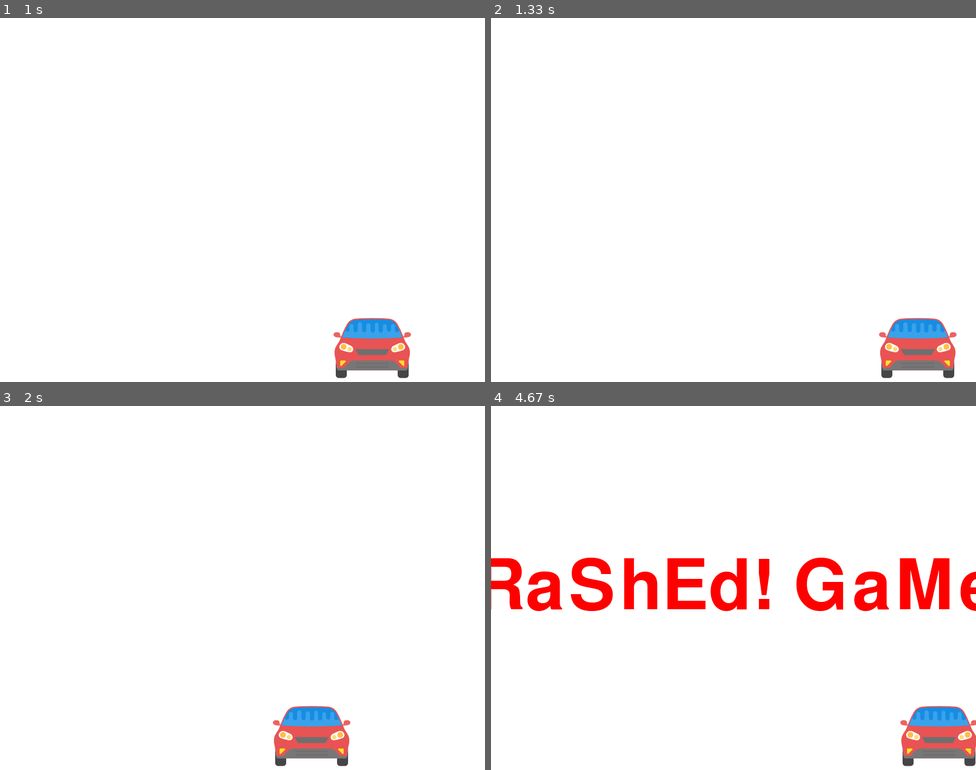
Above: before the commit, frames 1-4 (two rows, left to right).
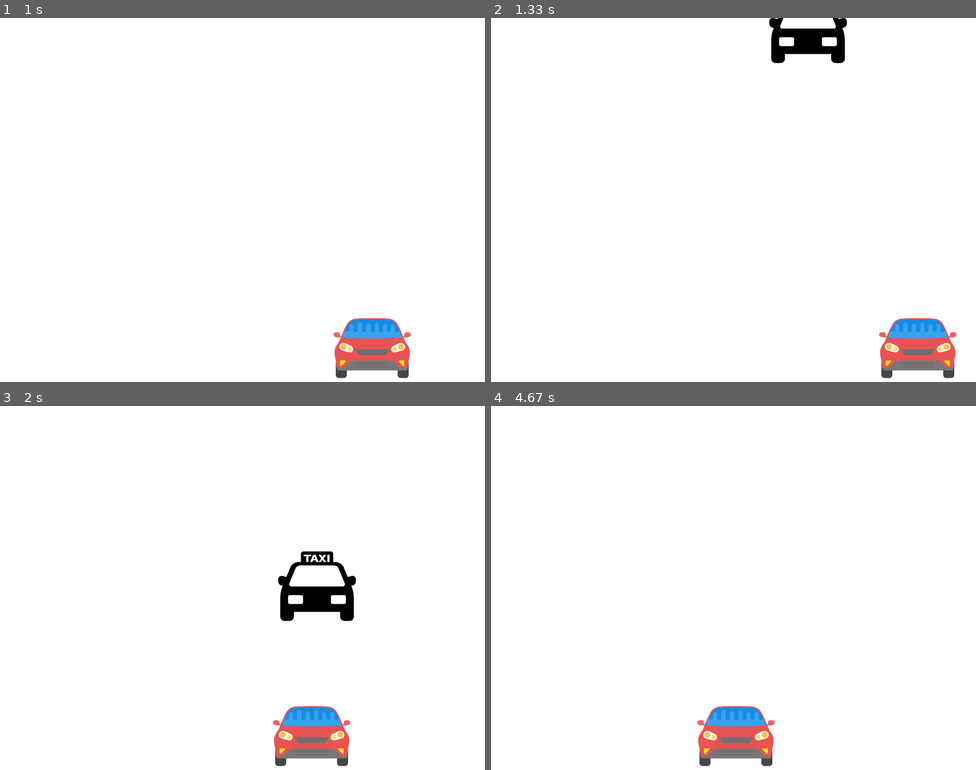
Above: after the commit, the same moments.

Repository: gaurav613/Pygames
Game: pygame game, started from CarRacing/main.py
The game is run twice, just before and just after one commit, with the same random seed, the same clock (stepped at 60 frames per second) and the same inputs.
Inputs:
- Up to frame 1 (1 s): hold Right 0.33-0.8 s; hold Right from 0.83 s (still down)
- Up to frame 2 (1.33 s): release Right at 1.3 s
- Up to frame 3 (2 s): hold Left 1.33-1.87 s; hold Left from 1.9 s (still down)
- Up to frame 4 (4.67 s): release Left at 2.3 s; hold Right 2.33-2.97 s; hold Right 4-4.47 s; hold Left from 4.5 s (still down)

Frame 1 is identical in both runs. In frame 2, 1.2% of the frame differs, in the area x 57-74%, y 0-13%; in frame 3, 1.6%; in frame 4, 11%, in the area x 0-100%, y 41-99%.

Commit message:
add obstacle, crashing logic

Diff:
--- a/CarRacing/main.py
+++ b/CarRacing/main.py
@@ -1,5 +1,5 @@
 import pygame
-import time
+import time, random
 pygame.init()
 
 #basic window creation - width and height for dynamic reference
@@ -18,8 +18,13 @@
 pygame.display.set_caption("Car Racing") #title of game window
 
 carImg = pygame.image.load("Images/car.png")
+taxiImg = pygame.image.load("Images/frontal-taxi-cab.png")
 
 clock = pygame.time.Clock() #timing for game
+
+def things(x,y,w,h,color):#method to draw a block which will act as an obstacle
+    #pygame.draw.rect(gameDisplay,color,[x,y,w,h])
+    gameDisplay.blit(taxiImg,(x,y))
 
 def car(x,y):
     gameDisplay.blit(carImg, (x,y)) #draws the car(in this case, the image) at (x,y) position
@@ -29,7 +34,7 @@
     return textSurface, textSurface.get_rect()
 
 def message_display(message):#display a message in the center of the screen
-    largeText = pygame.font.Font('freesansbold.ttf',115)
+    largeText = pygame.font.Font('freesansbold.ttf',30)
     TextSurf, TextRect = text_objects(message, largeText)
     TextRect.center = ((display_width/2),(display_height/2))
     gameDisplay.blit(TextSurf, TextRect)
@@ -48,6 +53,12 @@
     y = 0.8 * display_height
 
     x_change = 0 #change in x direction(when key is pressed)
+
+    thing_startx = random.randrange(0,display_width)
+    thing_starty =  -600
+    thing_speed = 7
+    thing_width = 100
+    thing_height = 100
 
     #the game is about not crashing into another object- so a crash variable is used to end the game
     isCrashed = False
@@ -74,10 +85,21 @@
         x+=x_change
 
         gameDisplay.fill(WHITE)#change background color
+
+        things(thing_startx, thing_starty, thing_width, thing_height, BLACK)
+        thing_starty += thing_speed
         car(x,y)
 
         if x > (display_width - car_width) or x < 0:
             crash()
+
+        if thing_starty > display_height : #block goes off the screen, reset
+            thing_starty = 0 - thing_height
+            thing_startx = random.randrange(0,display_width)
+
+        if (y+22 < thing_starty + thing_height) and (y+22>thing_starty):
+            if( (thing_startx + thing_width) > x > (thing_startx - car_width) ):
+                crash()
 
         pygame.display.update() #can update specific parameters, or entire display(no parameters)
         clock.tick(60) #frames per second
Binary file added: Images/frontal-taxi-cab.png
